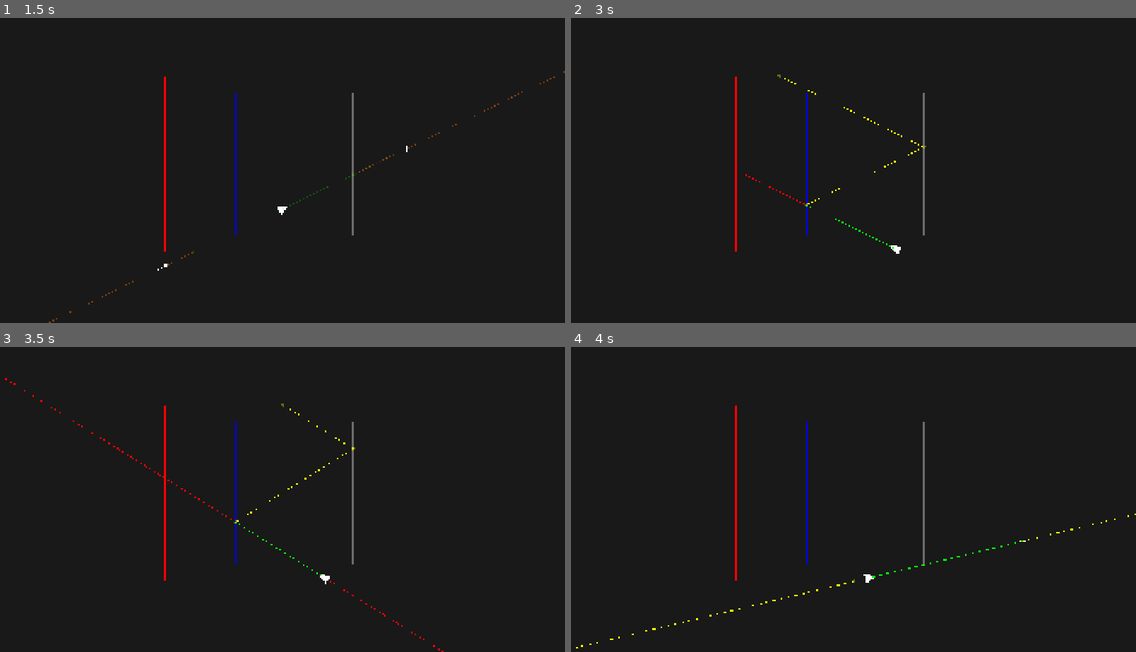
Above: before the commit, frames 1-4 (two rows, left to right).
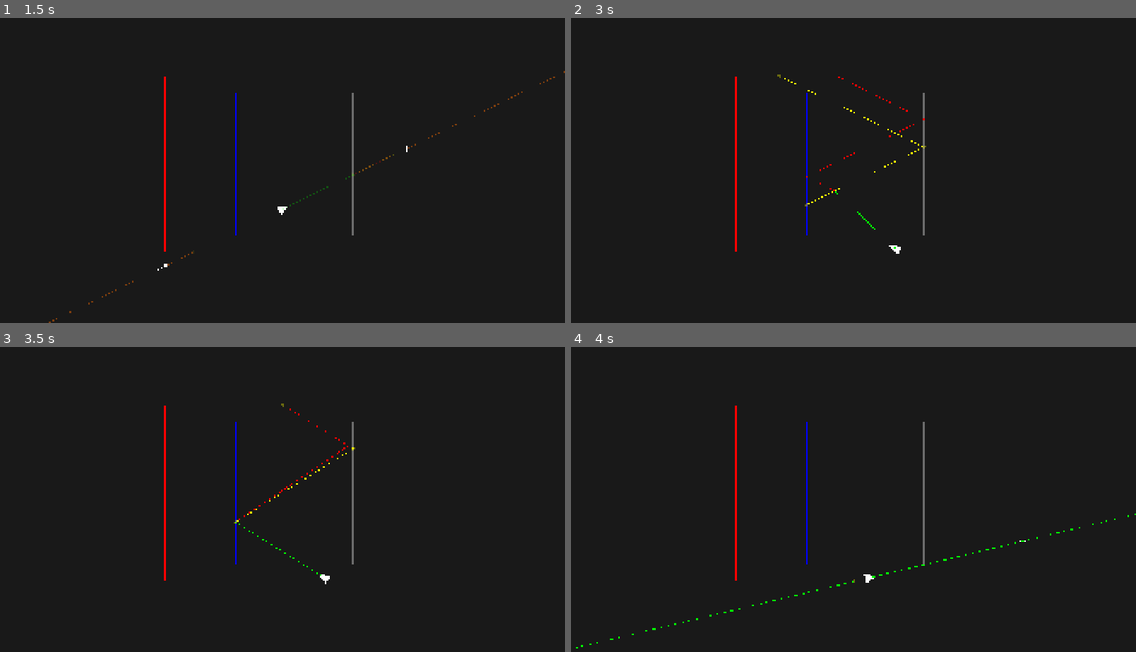
Above: after the commit, the same moments.

Repository: AlonKellner-RedHat/ricochet-game-v2
Game: Godot game, scene res://scenes/open_room_playable.tscn
Two runs of this game, one before a commit and one after it. Both use one fixed random seed, a clock stepped at 60 frames per second and the inputs below.
Inputs (mouse positions are in pixels of both pictures, inside the frame that each line leads up to):
- Up to frame 1 (1.5 s): tap Enter at 0.5 s; move the mouse to (406, 149) at 0.52 s; hold D (move_right) 0.53-1.25 s; hold Space (fire) 0.53-1.25 s; click (406, 149) at 0.67 s; drag from (169, 179) to (254, 228) at 1.27 s
- Up to frame 2 (3 s): move the mouse to (910, 94) at 2.02 s; hold D (move_right) 2.03-2.75 s; tap Alt at 2.1 s; drag from (825, 228) to (684, 115) at 2.77 s
- Up to frame 3 (3.5 s): no input
- Up to frame 4 (4 s): tap Enter at 3.5 s; move the mouse to (1023, 542) at 3.52 s; hold A (move_left) from 3.53 s (still down); tap C at 3.6 s

Frame 1 is identical in both runs. In frame 2, 0.1% of the frame differs, in the area x 30-63%, y 19-76%; in frame 3, 0.2%, in the area x 0-79%, y 10-100%; in frame 4, 0.1%.

Commit message:
Fix post-cursor alignment: use provenance ray + correct origin
Two bugs fixed:
1. Post-planned trace used a new Ray object instead of the provenance
   ray from the last planned step → ray mismatch → false divergence.
   Fix: pass last_planned.ray as shared_ray.

2. Tracer's initial ray used shared_ray directly (including its origin
   from the player position), ignoring the origin parameter. The post-
   planned trace started from player instead of cursor.
   Fix: create initial working ray from origin parameter, keep
   provenance_ray separate for step recording.

Post-planned trace now starts from cursor_on_path (the exact on-ray
target point from the physical trace), ensuring numerical match.

296 passing, 1 invariant sweep failure (separate edge case).

Co-Authored-By: Claude Opus 4.6 <noreply@anthropic.com>

Diff:
--- a/scripts/math/tracer.gd
+++ b/scripts/math/tracer.gd
@@ -36,7 +36,7 @@
 	var state_copy := game_state.copy()
 	var frame := MobiusTransform.identity()
 	var provenance_ray: Ray = shared_ray if shared_ray != null else Ray.new(origin, direction)
-	var ray := provenance_ray
+	var ray := Ray.new(origin, direction)
 	var excluded: Array = []
 	var target_passed := target_dist < 0.0
 	var accumulated_dist := 0.0
@@ -134,7 +134,7 @@
 
 	var frame := MobiusTransform.identity()
 	var provenance_ray: Ray = shared_ray if shared_ray != null else Ray.new(origin, direction)
-	var ray := provenance_ray
+	var ray := Ray.new(origin, direction)
 	for entry_idx in plan_entries.size():
 		var entry: PlanManager.PlanEntry = plan_entries[entry_idx]
 		var surf := _find_surface_by_id(entry.surface_id, surfaces)
--- a/scripts/visual/path_renderer.gd
+++ b/scripts/visual/path_renderer.gd
@@ -51,20 +51,42 @@
 
 	var physical_steps: Array = _traced_path.steps
 
+	# Find the target step in the physical trace (the step that ends at the target distance)
+	var target_step_idx := -1
+	for i in physical_steps.size():
+		var step: Tracer.Step = physical_steps[i]
+		if step.hit == null and i < physical_steps.size() - 1:
+			target_step_idx = i
+			break
+	# Fallback: if no explicit target step, find by distance
+	if target_step_idx < 0:
+		var acc := 0.0
+		for i in physical_steps.size():
+			var step: Tracer.Step = physical_steps[i]
+			var sl: float = step.start.distance_to(step.end)
+			if acc + sl >= target_dist - 0.01 and acc < target_dist:
+				target_step_idx = i
+				break
+			acc += sl
+
+	var cursor_on_path: Vector2 = _cursor_pos
+	if target_step_idx >= 0 and target_step_idx < physical_steps.size():
+		cursor_on_path = physical_steps[target_step_idx].end
+
 	var planned_steps: Array = []
 	if plan_entries.size() > 0:
 		var planned_path := Tracer.trace_planned(
 			player_pos, aim_dir, plan_entries, surfaces, GameState.new(), _cursor_pos, aim_ray)
 		planned_steps = planned_path.steps
 	else:
-		planned_steps = [Tracer.Step.new(player_pos, _cursor_pos, MobiusTransform.IDENTITY_ID, null, aim_ray, identity_frame)]
+		planned_steps = [Tracer.Step.new(player_pos, cursor_on_path, MobiusTransform.IDENTITY_ID, null, aim_ray, identity_frame)]
 
 	var cursor_index: int = planned_steps.size()
 
 	if planned_steps.size() > 0:
 		var last_planned: Tracer.Step = planned_steps[planned_steps.size() - 1]
-		var post_ray := Ray.new(_cursor_pos, last_planned.ray.direction)
-		var post_trace := Tracer.trace(_cursor_pos, last_planned.ray.direction, surfaces, GameState.new(), bounds, post_ray)
+		var post_start: Vector2 = last_planned.end
+		var post_trace := Tracer.trace(post_start, last_planned.ray.direction, surfaces, GameState.new(), bounds, last_planned.ray)
 		for i in post_trace.steps.size():
 			planned_steps.append(post_trace.steps[i])
 
--- a/tests/test_trace_isolation.gd
+++ b/tests/test_trace_isolation.gd
@@ -253,6 +253,48 @@
 	# With the copy approach, no DIVERGED_PHYSICAL — proving the bug
 	assert_false(has_div_physical, "Copy approach: no DIVERGED_PHYSICAL (bug demonstration)")
 
+func test_post_cursor_ray_mismatch_no_obstacles() -> void:
+	# Simplest case: no plan, no obstacles between player and cursor.
+	# Post-planned trace creates a NEW ray, physical trace uses aim_ray.
+	# The merge sees different ray refs → diverged (BUG).
+	var w_top := RoomBuilder.create_block_surface(Vector2(0, 240), Vector2(1920, 240), Vector2(960, 240))
+	var surfaces: Array[Surface] = [w_top]
+
+	var player := Vector2(960, 828)
+	var cursor := Vector2(963, 463)
+	var target_dist: float = player.distance_to(cursor)
+	var aim_dir := Direction.new(player, cursor)
+	var aim_ray := Ray.new(player, aim_dir)
+	var identity_frame := MobiusTransform.identity()
+
+	var physical := Tracer.trace(player, aim_dir, surfaces, GameState.new(), Tracer.DEFAULT_BOUNDS, aim_ray, target_dist)
+
+	# Use the physical trace's target step endpoint as the cursor-on-path point
+	var cursor_on_path: Vector2 = cursor
+	for i in physical.steps.size():
+		var step: Tracer.Step = physical.steps[i]
+		if step.hit == null and i < physical.steps.size() - 1:
+			cursor_on_path = step.end
+			break
+
+	var planned_steps: Array = [Tracer.Step.new(player, cursor_on_path, MobiusTransform.IDENTITY_ID, null, aim_ray, identity_frame)]
+	var cursor_index: int = 1
+
+	# Post-planned: trace from cursor_on_path using SAME ray
+	var last_planned: Tracer.Step = planned_steps[0]
+	var post_trace := Tracer.trace(cursor_on_path, last_planned.ray.direction, surfaces, GameState.new(), Tracer.DEFAULT_BOUNDS, last_planned.ray)
+	for i in post_trace.steps.size():
+		planned_steps.append(post_trace.steps[i])
+
+	# Merge
+	var merged := StepTreeMerge.merge(planned_steps, physical.steps, cursor_index)
+
+	var has_post_planned := false
+	for i in merged.size():
+		if merged[i].type == StepTypes.Type.ALIGNED_POST_PLANNED:
+			has_post_planned = true
+	assert_true(has_post_planned, "Post-cursor should be ALIGNED_POST_PLANNED (no divergence)")
+
 func test_merge_diverged_different_start() -> void:
 	var ray := Ray.new(Vector2(0, 0), Direction.new(Vector2(0, 0), Vector2(100, 0)))
 	var frame := MobiusTransform.identity()
